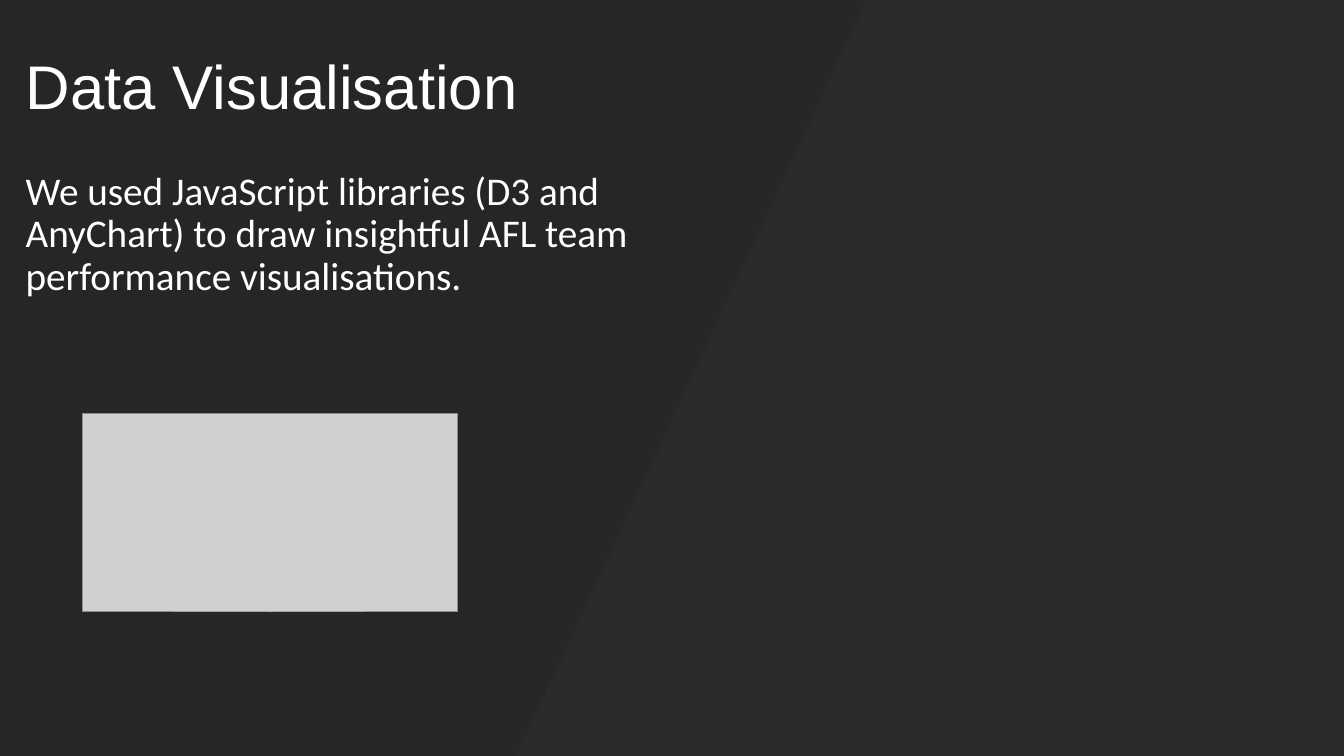
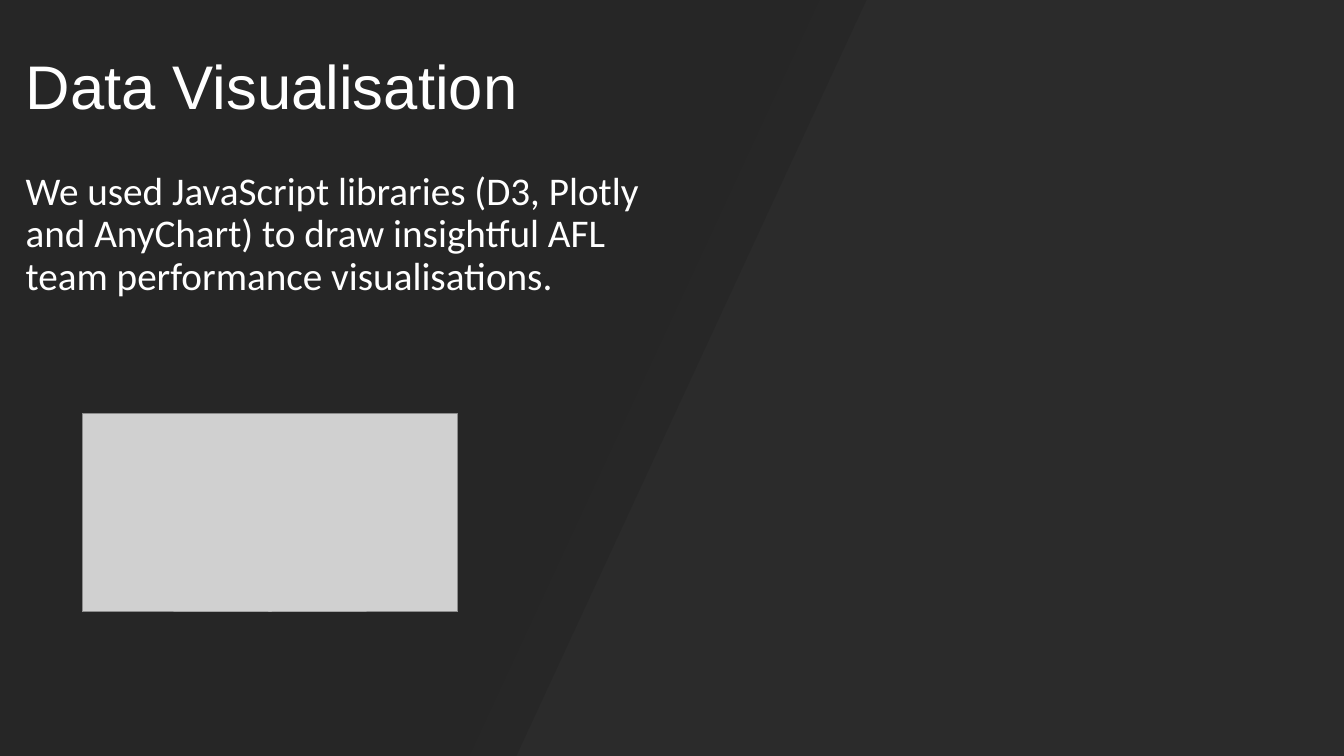
Before and after one commit to Samravp/AFL-Analysis, a slide deck: slide 6 of Presentation/AFL Dashboard.pptx. Drawn at 1344x756 pixels with LibreOffice and Linux fonts; fonts in the diff are those of the drawing; grey boxes stand for pictures; background and template pictures are left out; a plain dark background stands for a picture behind light text. Boxes give left, top, right and bottom in pixels: in the first picture for what was removed or moved away, otherwise in the second. Text is boxed around its words. In the diff, an @@ line names an element or a change of style, - is before the commit and + after.

Commit message:
final PPT

```diff
--- a/Presentation/AFL Dashboard.pptx
+++ b/Presentation/AFL Dashboard.pptx
@@ text at <box>26,176,639,297</box>: text changed @@
-We used JavaScript libraries (D3 and AnyChart) to draw insightful AFL team performance visualisations.
+We used JavaScript libraries (D3, Plotly and AnyChart) to draw insightful AFL team performance visualisations.
```
Also in this commit, not shown: 2 other slides changed.
